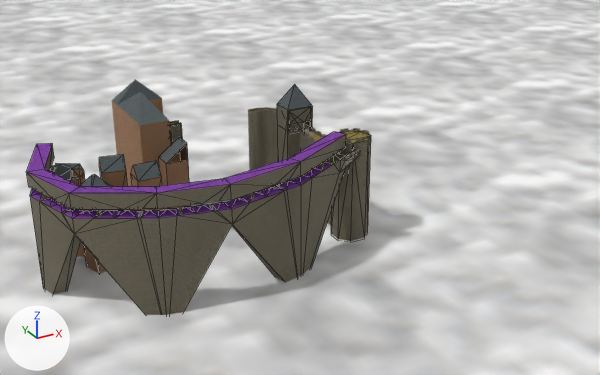
The FBX model halloweenHack/room1.fbx as it was, and as the next commit left it.
Both versions are drawn from a 50 mm lens placed at (-7033.0, -11953.0, 5264.0), pointed at (-492.0, -59.0, -683.0). Arrows for +X, +Y and +Z are at lower left; the lights stay in place. Mesh edges are drawn as thin lines on the coarser meshes. Where no turn or scale is listed for an object, it has been applied to the vertices.
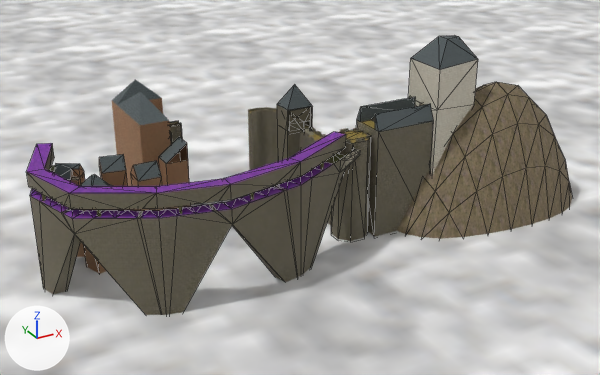
The change, as a list of edits to the scene's bpy script:
```text
Add img_mountain_png:
    img_mountain_png = load_image('mountain.png', 'mountain.png', 32, 32, 'sRGB')
Add img_stonewall_png:
    img_stonewall_png = load_image('stoneWall.png', 'stoneWall.png', 32, 64, 'sRGB')
Add mat_surface_very_slippery_03___default:
    mat_surface_very_slippery_03___default = principled_material('!SURFACE_VERY_SLIPPERY 03 - Default')
    mat_surface_very_slippery_03___default.texture = img_mountain_png  # with its transparency
    mat_surface_very_slippery_03___default.roughness = 0.859
Add mat_lighting_material__0:
    mat_lighting_material__0 = principled_material('#LIGHTING Material #0')
    mat_lighting_material__0.texture = img_stonewall_png  # with its transparency
    mat_lighting_material__0.roughness = 0.859
Add me_mesh_025:
    me_mesh_025.from_pydata(...)  # 81 vertices, 128 faces; spans x -2464.0..1787.0, y -1302.0..1302.0, z -2132.0..239.0
    me_mesh_025.materials.append(mat_surface_very_slippery_03___default)  # picture img_mountain_png
Add me_mesh_023:
    me_mesh_023.from_pydata(...)  # 46 vertices, 44 faces; spans x -143.0..777.0, y -212.0..234.0, z 0.0..87.0
    me_mesh_023.materials.append(mat_lighting_material__12)  # picture img_stone_png
Add me_mesh_022:
    me_mesh_022.from_pydata(...)  # 16 vertices, 28 faces; spans x 0.0..1129.0, y -341.0..341.0, z -1555.0..701.0
    # faces by material slot: [6, 10, 12]
    me_mesh_022.materials.append(mat_lighting_01___default)  # picture img_mossytile_png
    me_mesh_022.materials.append(mat_lighting_material__11)  # picture img_mossybrick_png
    me_mesh_022.materials.append(mat_lighting__surface_slippery_material__16)  # picture img_shingle_png
Add me_mesh_024:
    me_mesh_024.from_pydata(...)  # 29 vertices, 50 faces; spans x -500.0..500.0, y -416.0..416.0, z -793.0..1649.0
    # faces by material slot: [18, 10, 22]
    me_mesh_024.materials.append(mat_lighting_01___default)  # picture img_mossytile_png
    me_mesh_024.materials.append(mat_lighting__surface_slippery_material__16)  # picture img_shingle_png
    me_mesh_024.materials.append(mat_lighting_material__0)  # picture img_stonewall_png
Add ob_plane002:
    ob_plane002 = bpy.data.objects.new('Plane002', me_mesh_025)
    ob_plane002.location = (3230.0, -840.0, 707.0)
Add ob_straightstair004:
    ob_straightstair004 = bpy.data.objects.new('StraightStair004', me_mesh_023)
    ob_straightstair004.location = (736.0, -845.0, 569.0)
Add ob_box012:
    ob_box012 = bpy.data.objects.new('Box012', me_mesh_022)
    ob_box012.location = (384.0, -834.0, 143.0)
Add ob_object014:
    ob_object014 = bpy.data.objects.new('Object014', me_mesh_024)
    ob_object014.location = (2013.0, -834.0, 250.0)
```

What differs and where, as boxes [x1, y1, x2, y2] in the pictures (600 x 375 px):
'Plane002', added (brown): after [397, 82, 572, 239]
'Box012', added: after [356, 97, 434, 237]
    faces in mat_lighting_material__11 (picture img_mossybrick_png): [356, 120, 434, 237]
    faces in mat_lighting__surface_slippery_material__16 (picture img_shingle_png): [357, 97, 434, 132]
'Object014', added: after [408, 35, 478, 175]
    faces in mat_lighting_material__0 (picture img_stonewall_png): [408, 59, 478, 175]
    faces in mat_lighting__surface_slippery_material__16 (picture img_shingle_png): [411, 35, 477, 70]
'StraightStair004', added: after [371, 117, 375, 122]
